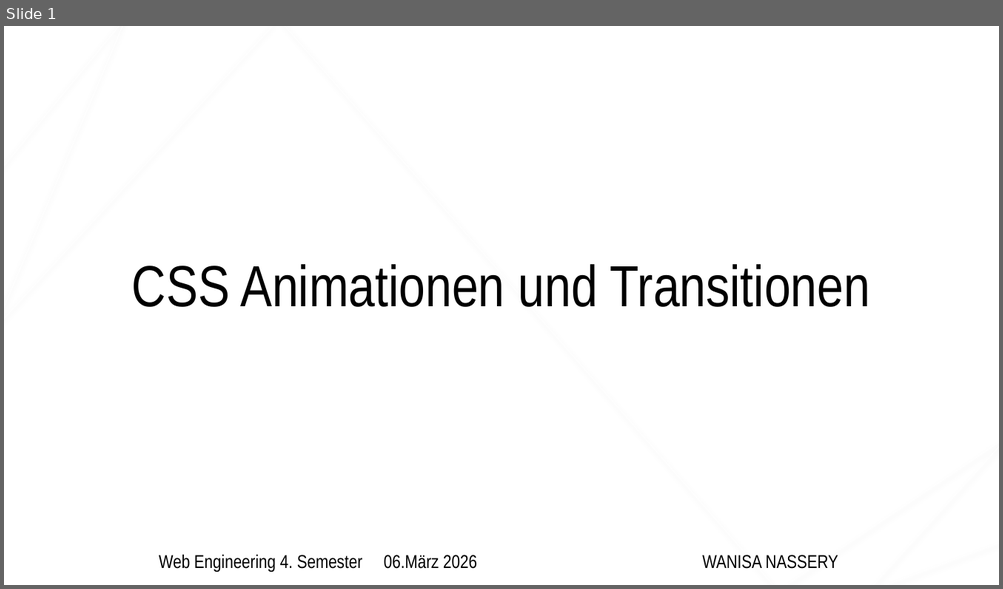
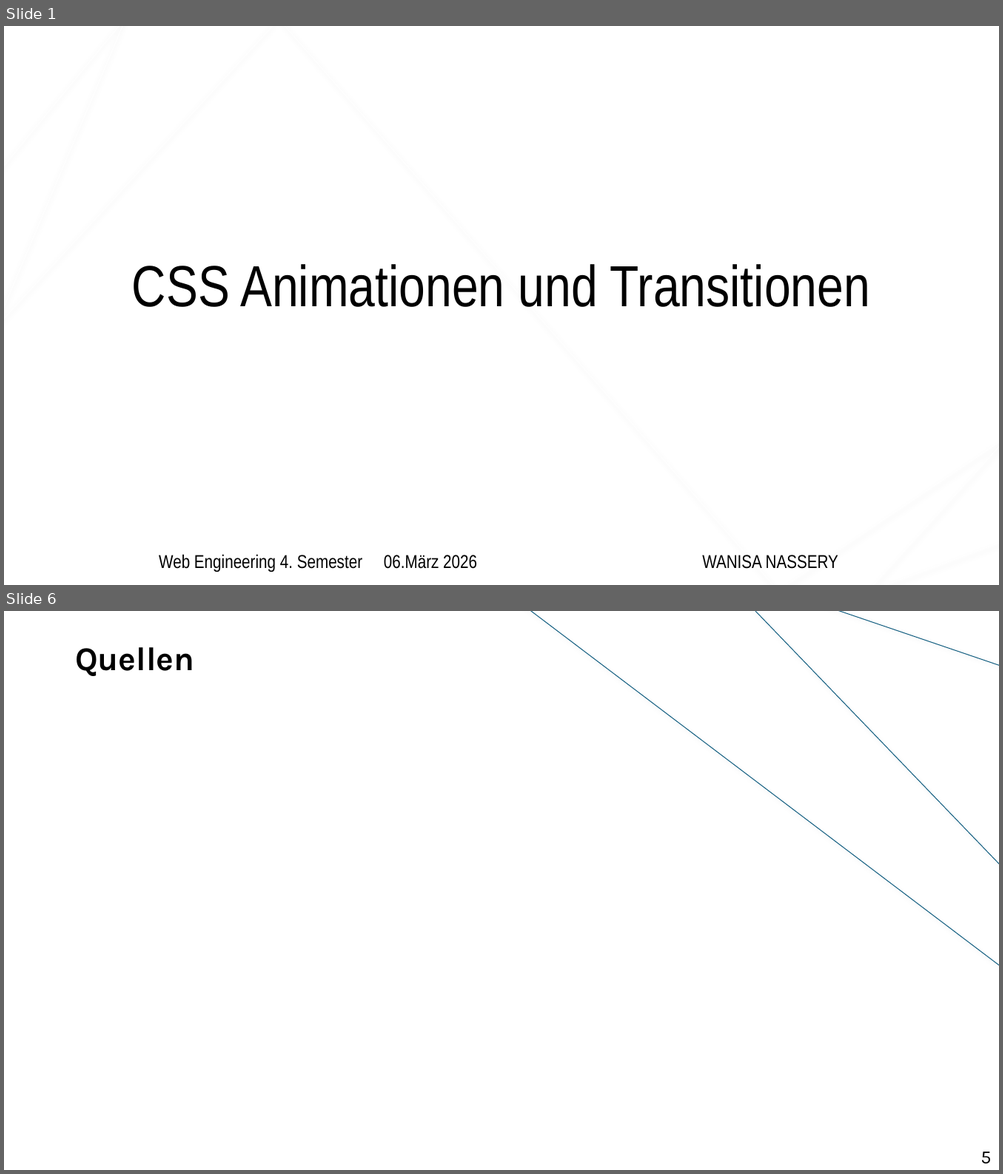
Before and after one commit to wannas234/CSS-Animationen-und-Transitionen, a slide deck: Präsentation-CSS-T&A.pptx. Shown one above the other, each under a label of ours: slide 1 before the commit, slides 1 and 6 after it; the slides between them are not shown. The pictures are 1003x589 and 1003x1174 pixels, drawn with LibreOffice and Linux fonts; fonts in the diff are those of the drawing; background and template pictures are left out. Boxes give left, top, right and bottom in pixels: in the first picture for what was removed or moved away, otherwise in the second. Text is boxed around its words. In the diff, an @@ line names an element or a change of style, - is before the commit and + after.

```diff
--- a/Präsentation-CSS-T&A.pptx
+++ b/Präsentation-CSS-T&A.pptx
@@ slide 6 added at <box>4,611,999,1170</box>, background picture (left out) @@
@@ freeform shape added at <box>506,611,999,998</box>, outline #156082 0.75 pt @@
@@ text added at <box>75,647,194,676</box>, 32 pt, text #000000, bold @@
+Quellen
@@ text added at <box>980,1152,990,1165</box>, 18 pt, text #000000 @@
+5
```
Also in this commit, not shown: 4 slides changed, 10 other files.
